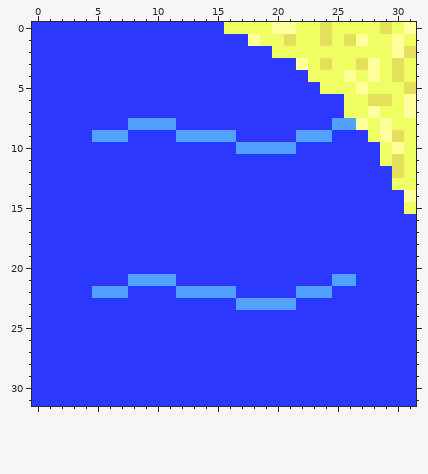
File history of a pixel-art sprite, assets/eaune.png. This is how it looked before the edit.
The file is 32x32 pixels. Colours within 5 levels of each other are drawn and written as one.
New version:
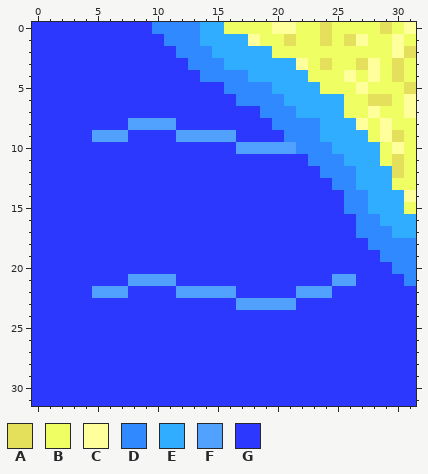
Palette (. is transparent): A #e5e05b  B #efff63  C #ffff9b  D #3189ff  E #31adff  F #51a2ff  G #2d38ff
The author wrote: modification de la texture eau+sable
From old to new:
Colour D replaces colour F in row 9 at x 22 to 23.
Colour D replaces colour G in row 0 at x 10 to 13; in row 1 at x 11 to 13; in row 2 at x 12 to 14; in row 3 at x 13 to 15; in row 4 at x 14 to 17; in row 5 at x 16 to 19.
Colour D replaces colour G in row 6 at x 17 to 20; in row 7 at x 19 to 21; in row 8 at x 20 to 23; in row 9 at x 21; in row 10 at x 22 to 24; in row 11 at x 23 to 25.
Colour D replaces colour G in row 12 at x 24 to 26; in row 13 at x 25 to 26; in rows 14 to 15 at x 26 to 27; in row 16 at x 27 to 28; in row 17 at x 27 to 29; in row 18 at x 28 to 31.
Colour D replaces colour G in row 19 at x 29 to 31; in row 20 at x 30 to 31; in row 21 at x 31.
Colour E replaces colour F in row 8 at x 25 to 26; in row 9 at x 24.
Colour E replaces colour G in row 0 at x 14 to 15; in row 1 at x 14 to 17; in row 2 at x 15 to 19; in row 3 at x 16 to 21; in row 4 at x 18 to 22; in row 5 at x 20 to 23.
Colour E replaces colour G in row 6 at x 21 to 25; in row 7 at x 22 to 25; in row 8 at x 24; in row 9 at x 25 to 27; in row 10 at x 25 to 28; in row 11 at x 26 to 28.
Colour E replaces colour G in rows 12 to 13 at x 27 to 29; in rows 14 to 15 at x 28 to 30; in row 16 at x 29 to 31; in row 17 at x 30 to 31.
Boxes around the changes in both pictures, in picture pixels (x1, y1, x2, y2):
changed: (152, 22, 416, 286)
